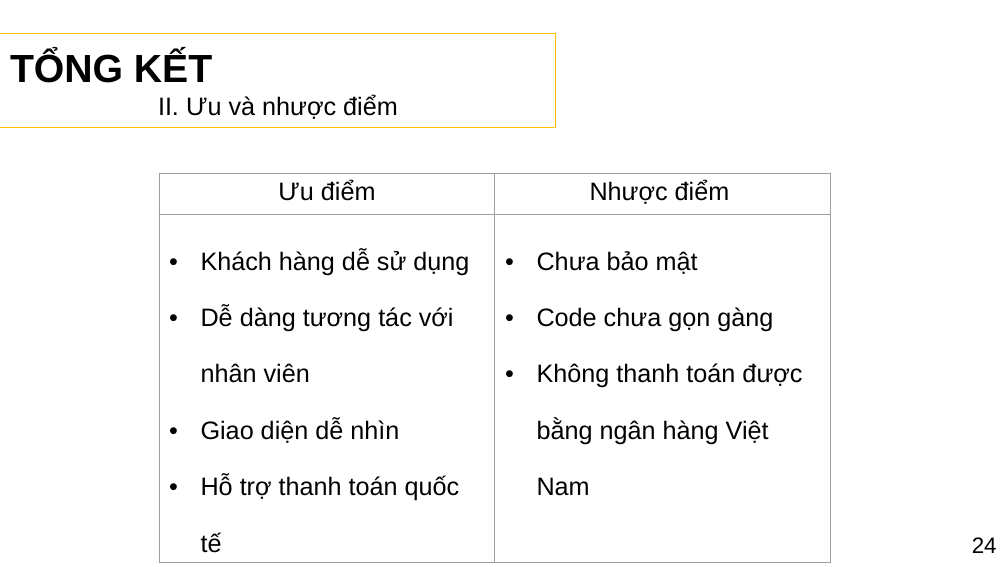
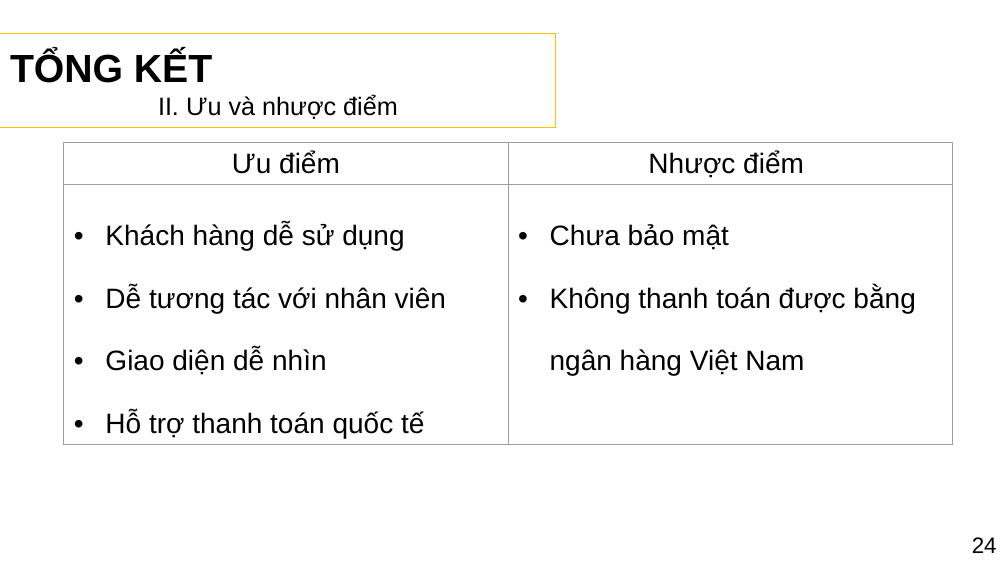
Before and after one commit to PhamHuynhThanhLam/Website_tim_kiem_dang_tin_nha_tro, a slide deck: slide 25 of PPTLCN.pptx. Drawn at 1008x567 pixels with LibreOffice and Linux fonts; fonts in the diff are those of the drawing; background and template pictures are left out. Boxes give left, top, right and bottom in pixels: in the first picture for what was removed or moved away, otherwise in the second. Text is boxed around its words. In the diff, an @@ line names an element or a change of style, - is before the commit and + after.

Commit message:
fix pptx

```diff
--- a/PPTLCN.pptx
+++ b/PPTLCN.pptx
@@ table at (64, 143, 953, 456) @@
-row 2, column 1: Khách hàng dễ sử dụng / Dễ dàng tương tác với nhân viên / Giao diện dễ nhìn / Hỗ trợ thanh toán quốc tế
+row 2, column 1: Khách hàng dễ sử dụng / Dễ tương tác với nhân viên / Giao diện dễ nhìn / Hỗ trợ thanh toán quốc tế
-row 2, column 2: Chưa bảo mật / Code chưa gọn gàng / Không thanh toán được bằng ngân hàng Việt Nam
+row 2, column 2: Chưa bảo mật / Không thanh toán được bằng ngân hàng Việt Nam
@@ size 18 to 20 pt in "Ưu điểm", "Nhược điểm" @@
@@ table: place and size @@
-table at (159, 173, 831, 557)
+table at (64, 143, 953, 456)
```
Also in this commit, not shown: 13 other slides changed, 3 slides added, 1 slide removed.
